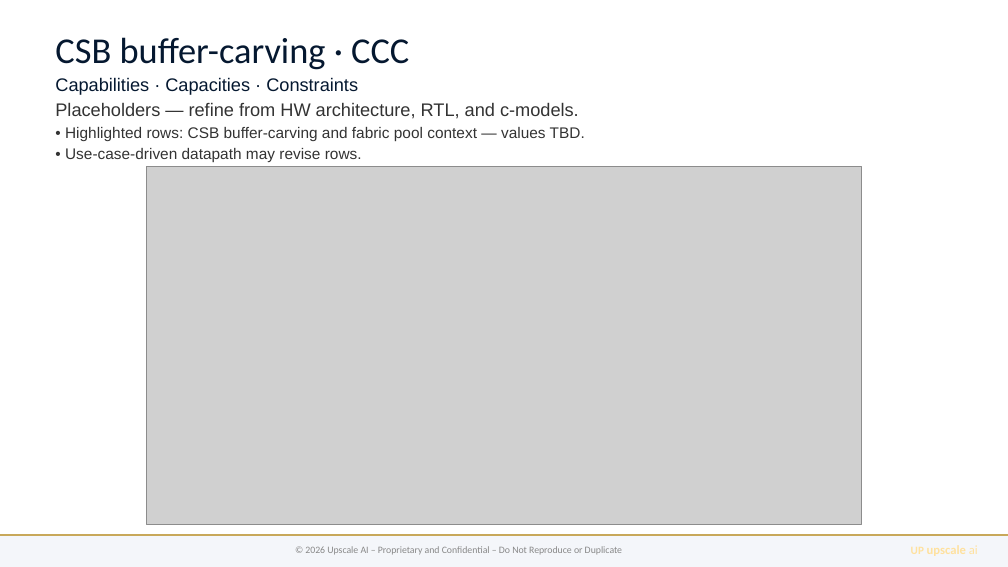
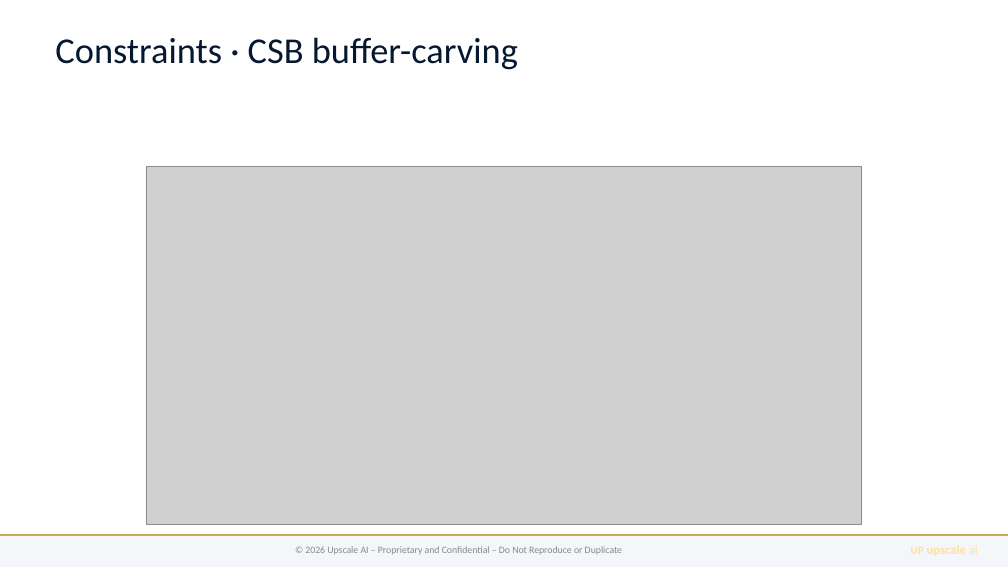
Before and after one commit to upscale-ai-network/agent-template, a slide deck: slide 6 of dt122/bugatti-qos-ccc.pptx. Drawn at 1008x567 pixels with LibreOffice and Linux fonts; fonts in the diff are those of the drawing; grey boxes stand for pictures. Boxes give left, top, right and bottom in pixels: in the first picture for what was removed or moved away, otherwise in the second. Text is boxed around its words. In the diff, an @@ line names an element or a change of style, - is before the commit and + after.

```diff
--- a/dt122/bugatti-qos-ccc.pptx
+++ b/dt122/bugatti-qos-ccc.pptx
@@ text at box(55, 37, 518, 70): text changed; size 11 to 26 pt; font Arial to Calibri; text colour #333333 to #051830 @@
-CSB buffer-carving · CCC
-Capabilities · Capacities · Constraints
-Placeholders — refine from HW architecture, RTL, and c-models.
-• Highlighted rows: CSB buffer-carving and fabric pool context — values TBD.
-• Use-case-driven datapath may revise rows.
+Constraints · CSB buffer-carving
```
Also in this commit, not shown: 7 other slides changed, 16 other files.
